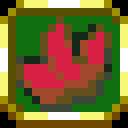
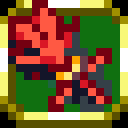
Layered file, before and after one edit (w=128, h=128). Changes by layer:
painted on "Layer 2" over (x1=8, y1=0, x2=112, y2=112)
painted on "Background" over (x1=0, y1=104, x2=128, y2=128)
